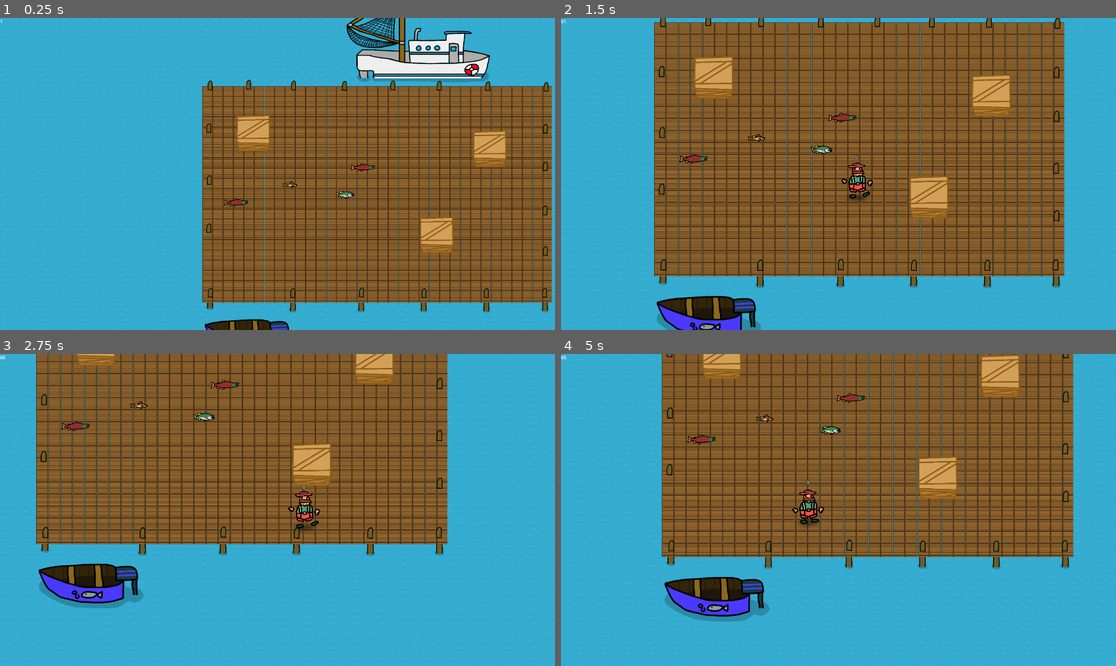
Above: before the commit, frames 1-4 (two rows, left to right).
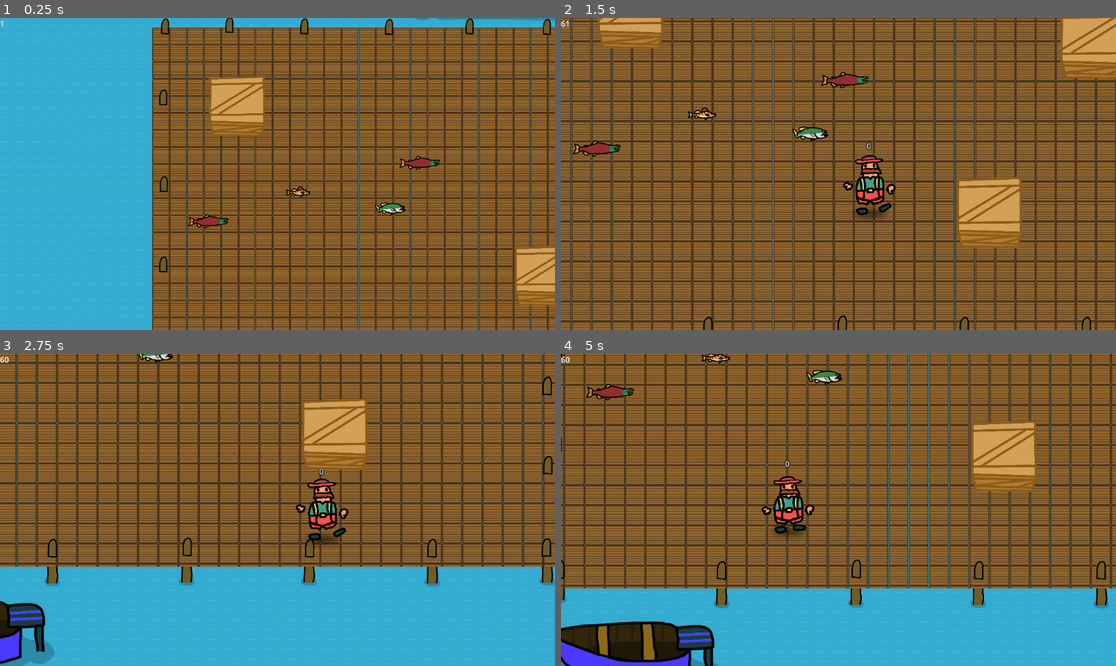
Above: after the commit, the same moments.

Repository: ZevDev54/FishermansWhar
Game: Godot game, scene res://Scenes/GameContainer.tscn
Two runs of this game, one before a commit and one after it. Both use one fixed random seed, a clock stepped at 60 frames per second and the inputs below.
Inputs:
- Up to frame 1 (0.25 s): no input
- Up to frame 2 (1.5 s): hold D (move_right) 0.53-1.28 s; tap Space (join) at 0.6 s; hold S (move_down) from 1.28 s (still down); tap E (pickup) at 1.35 s
- Up to frame 3 (2.75 s): release S (move_down) at 2.03 s; hold D (move_right) from 2.03 s (still down); tap Space (join) at 2.1 s
- Up to frame 4 (5 s): release D (move_right) at 2.78 s; hold W (move_up) 2.78-3.53 s; tap E (pickup) at 2.85, 4.35 s; hold A (move_left) from 3.53 s (still down); tap Space (join) at 3.6 s

The runs differ from the first frame. In frame 1, 51% of the frame differs, in the area x 0-100%, y 0-100%; in frame 2, 73%; in frame 3, 53%; in frame 4, 61%.

Commit message:
added todos list, changed project aspect ratio

Diff:
--- a/Scenes/GameContainer.tscn
+++ b/Scenes/GameContainer.tscn
@@ -28,7 +28,7 @@
 [node name="SubViewport" type="SubViewport" parent="SubViewportContainer"]
 handle_input_locally = false
 audio_listener_enable_2d = true
-size = Vector2i(1920, 1080)
+size = Vector2i(1152, 648)
 render_target_update_mode = 4
 
 [node name="GameManager" parent="SubViewportContainer/SubViewport" instance=ExtResource("1_l04mu")]
--- a/Scenes/PlayerDashing.gd
+++ b/Scenes/PlayerDashing.gd
@@ -5,6 +5,7 @@
 @export var dash_length := 0.3;
 var dash_timer : float = 0;
 var dash_dir = Vector2.RIGHT;
+
 
 
 
--- a/project.godot
+++ b/project.godot
@@ -22,8 +22,6 @@
 
 [display]
 
-window/size/viewport_width=1920
-window/size/viewport_height=1080
 window/vsync/vsync_mode=2
 
 [editor_plugins]
